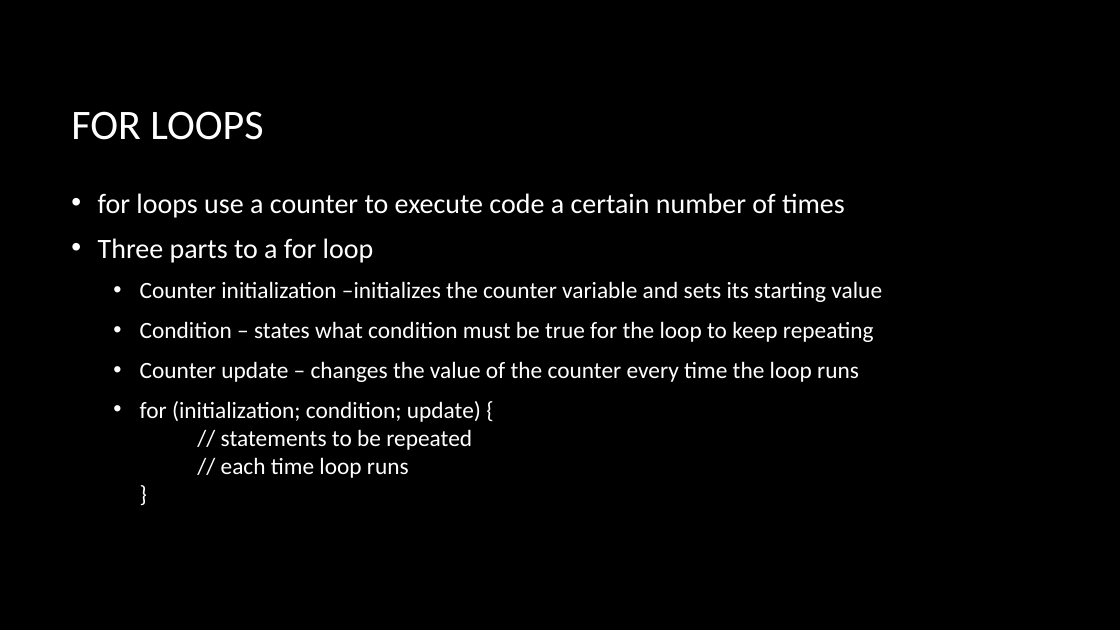
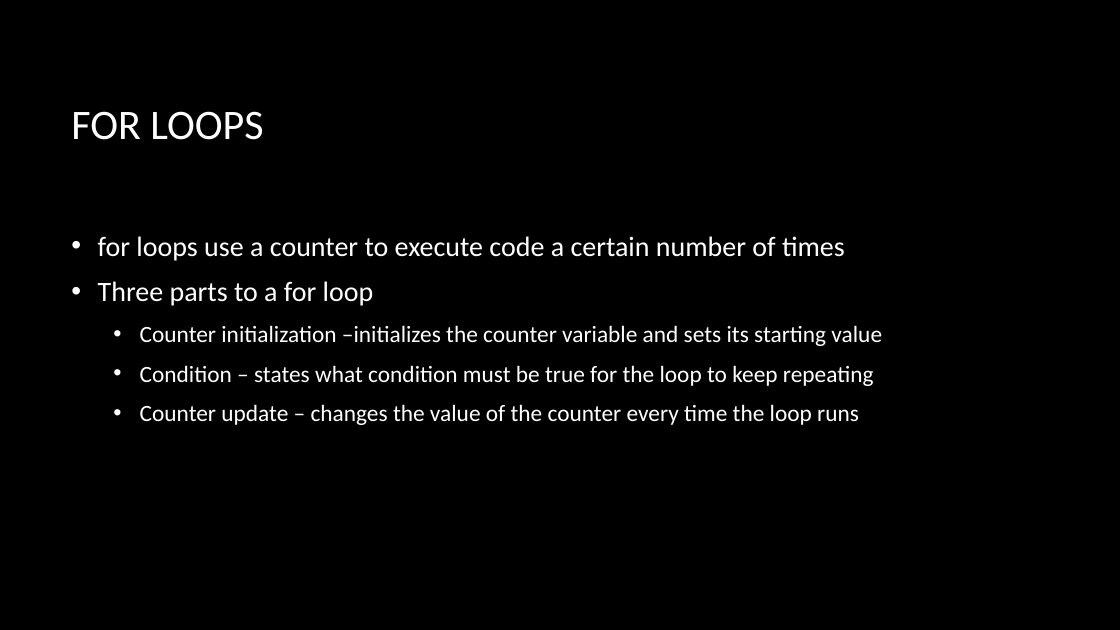
Before and after one commit to dtarvin/JavaScript-Class, a slide deck: slide 4 of slides for class/my slides/Loops.pptx. Drawn at 1120x630 pixels with LibreOffice and Linux fonts; fonts in the diff are those of the drawing; background and template pictures are left out. Boxes give left, top, right and bottom in pixels: in the first picture for what was removed or moved away, otherwise in the second. Text is boxed around its words. In the diff, an @@ line names an element or a change of style, - is before the commit and + after.

```diff
--- a/slides for class/my slides/Loops.pptx
+++ b/slides for class/my slides/Loops.pptx
@@ text at (140,401,481,478): paragraph removed @@
-  • for (initialization; condition; update) {
-    // statements to be repeated
-    // each time loop runs
-    }
```
Also in this commit, not shown: 3 other slides changed, 14 slides added, 1 slide removed, 45 other files.
